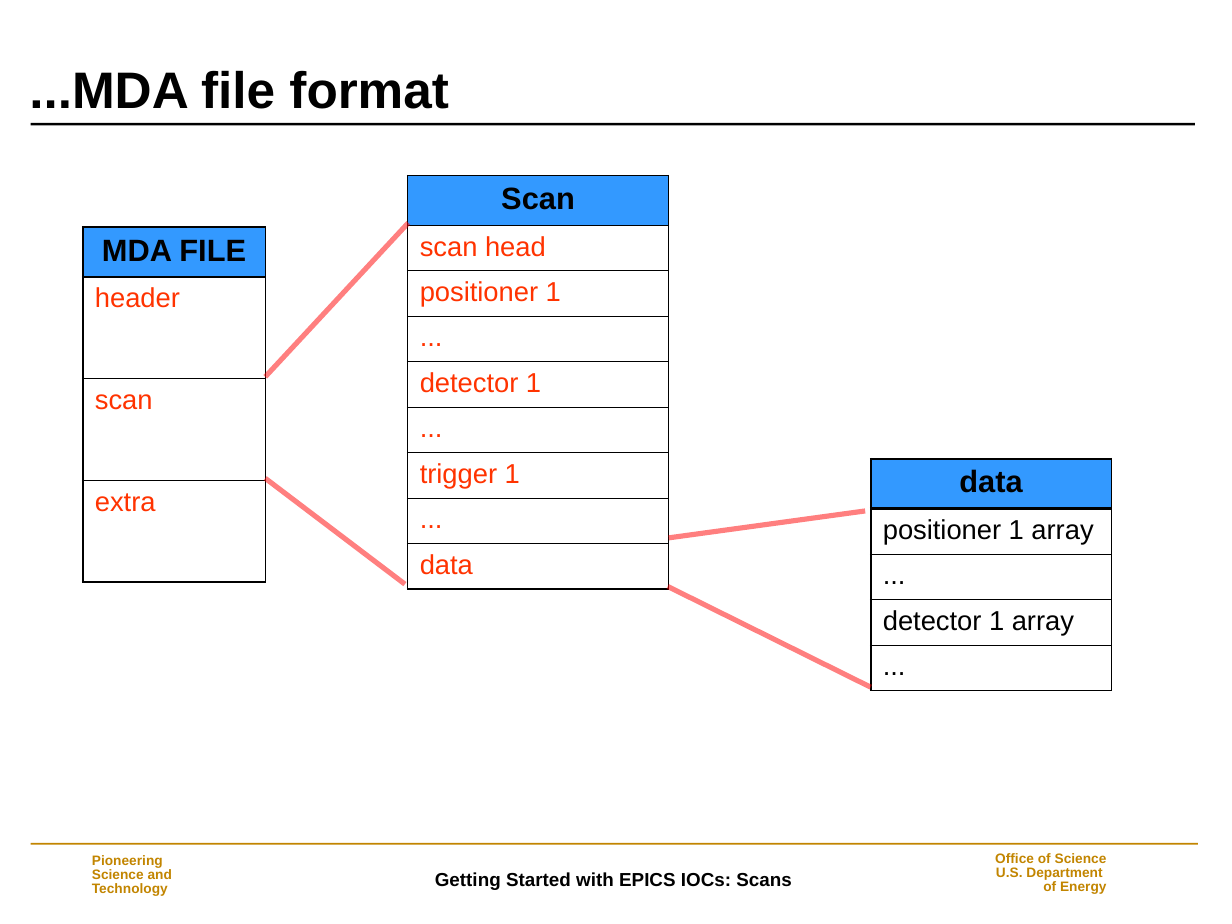
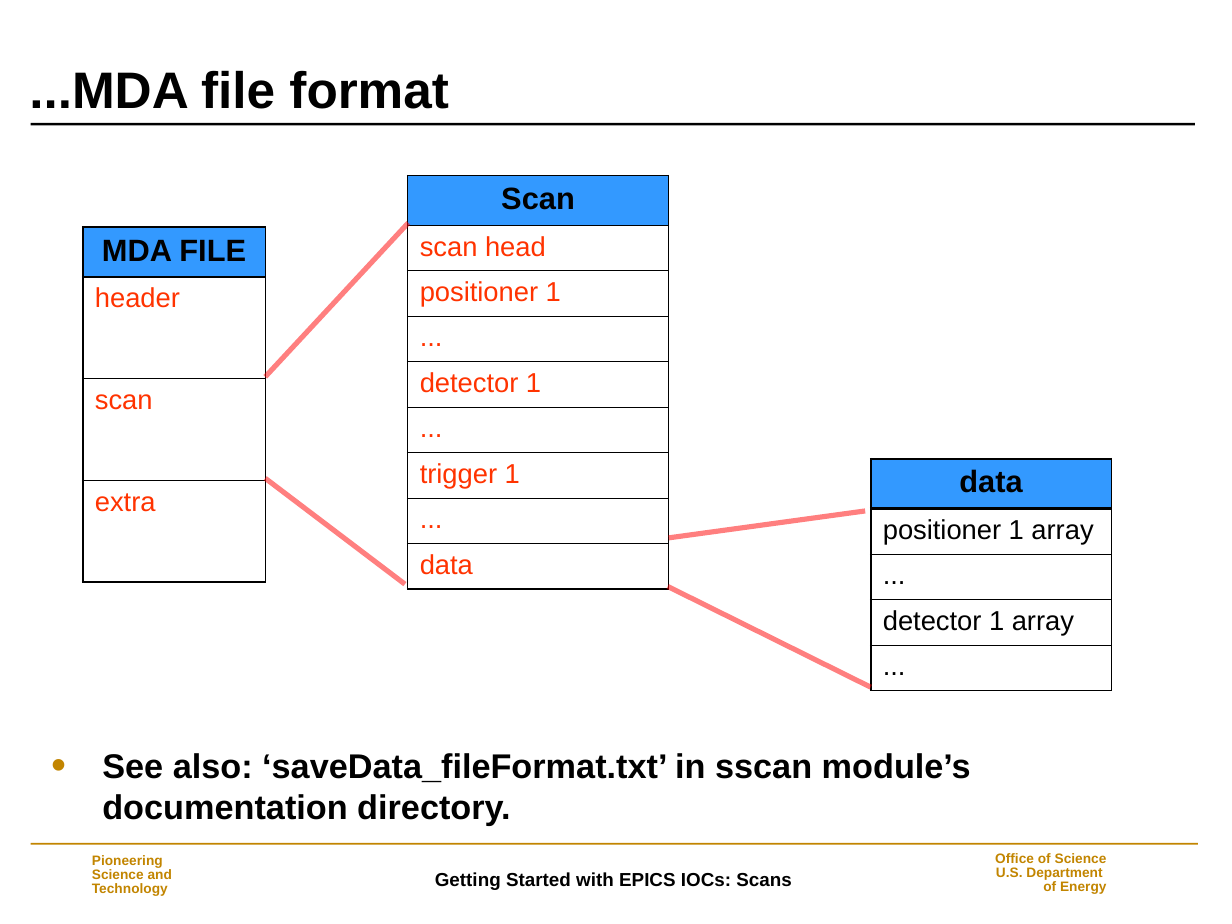
Before and after one commit to epics-modules/sscan, a slide deck: slide 29 of documentation/Scans.ppt. Drawn at 1232x924 pixels with LibreOffice and Linux fonts; fonts in the diff are those of the drawing; background and template pictures are left out. Boxes give left, top, right and bottom in pixels: in the first picture for what was removed or moved away, otherwise in the second. Text is boxed around its words. In the diff, an @@ line names an element or a change of style, - is before the commit and + after.

```diff
--- a/documentation/Scans.ppt
+++ b/documentation/Scans.ppt
@@ text added at <box>102,753,971,826</box>, 20 pt, text #000000, bold @@
+• See also: ‘saveData_fileFormat.txt’ in sscan module’s documentation directory.
```
Also in this commit, not shown: 4 other slides changed.
